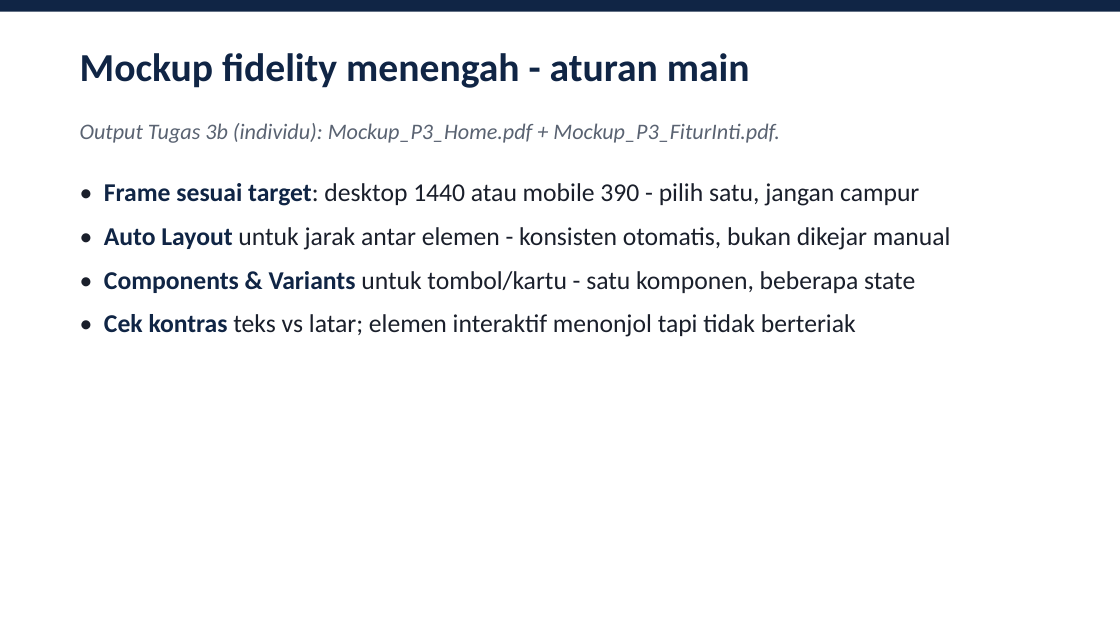
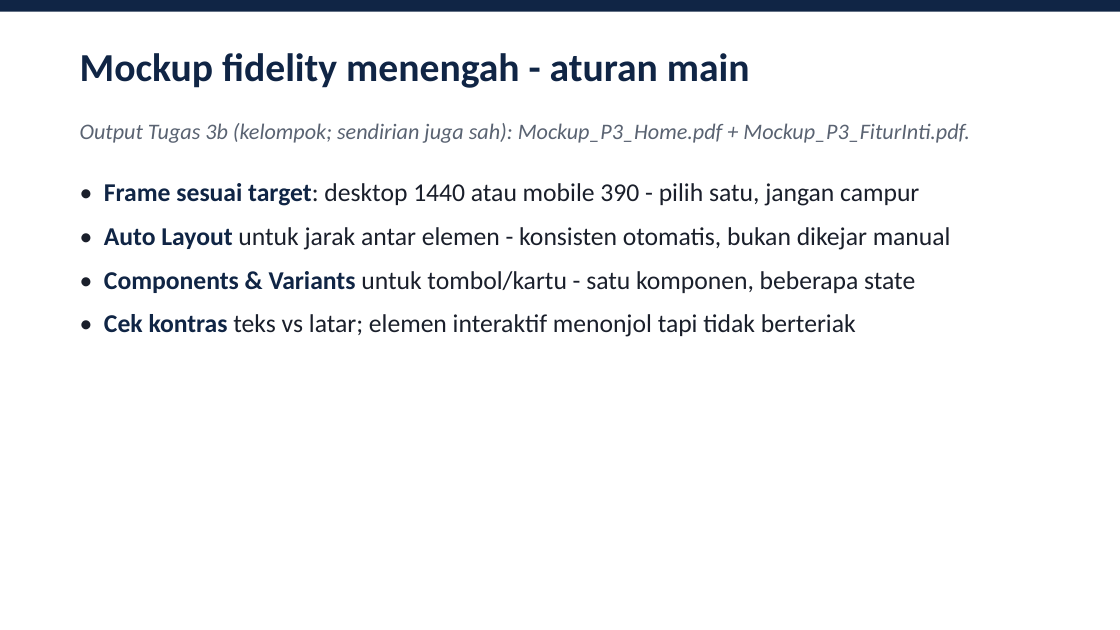
Before and after one commit to neimasilk/ebelajar, a slide deck: slide 18 of ganjil-2026-2027/application-project-1/AP1_A_Pertemuan3_Ganjil2026.pptx (slide 17 before the commit). Drawn at 1120x630 pixels with LibreOffice and Linux fonts; fonts in the diff are those of the drawing. Boxes give left, top, right and bottom in pixels: in the first picture for what was removed or moved away, otherwise in the second. Text is boxed around its words. In the diff, an @@ line names an element or a change of style, - is before the commit and + after.

```diff
--- a/ganjil-2026-2027/application-project-1/AP1_A_Pertemuan3_Ganjil2026.pptx
+++ b/ganjil-2026-2027/application-project-1/AP1_A_Pertemuan3_Ganjil2026.pptx
@@ text at [80, 123, 970, 143]: text changed @@
-Output Tugas 3b (individu): Mockup_P3_Home.pdf + Mockup_P3_FiturInti.pdf.
+Output Tugas 3b (kelompok; sendirian juga sah): Mockup_P3_Home.pdf + Mockup_P3_FiturInti.pdf.
```
Also in this commit, not shown: 5 other slides changed, 1 slide added, 3 other files.
